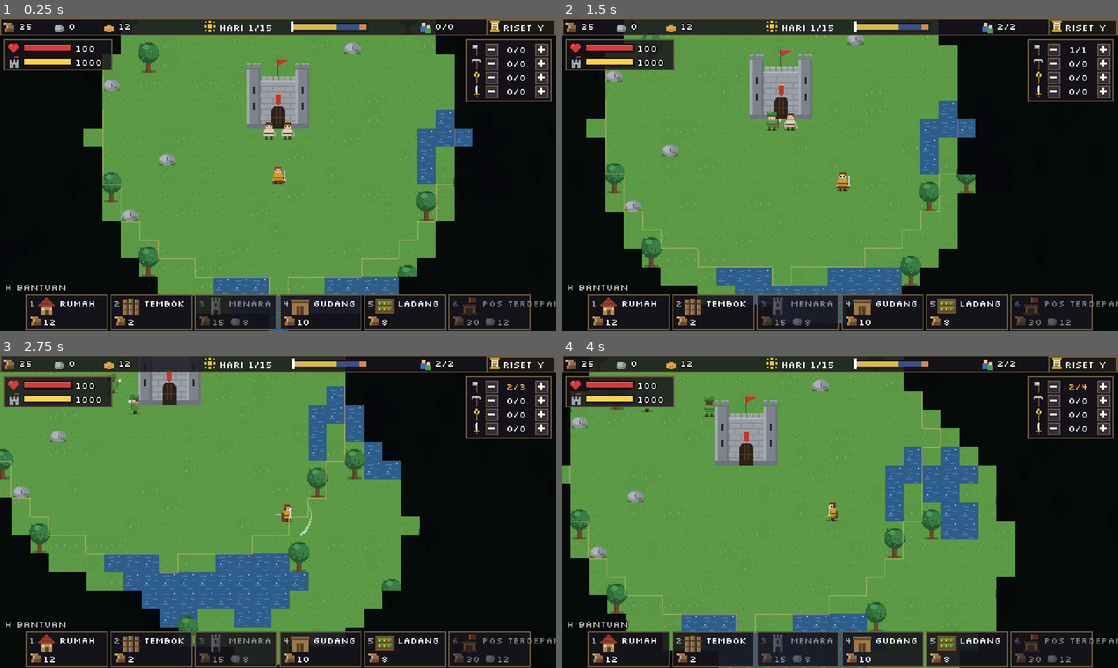
Above: before the commit, frames 1-4 (two rows, left to right).
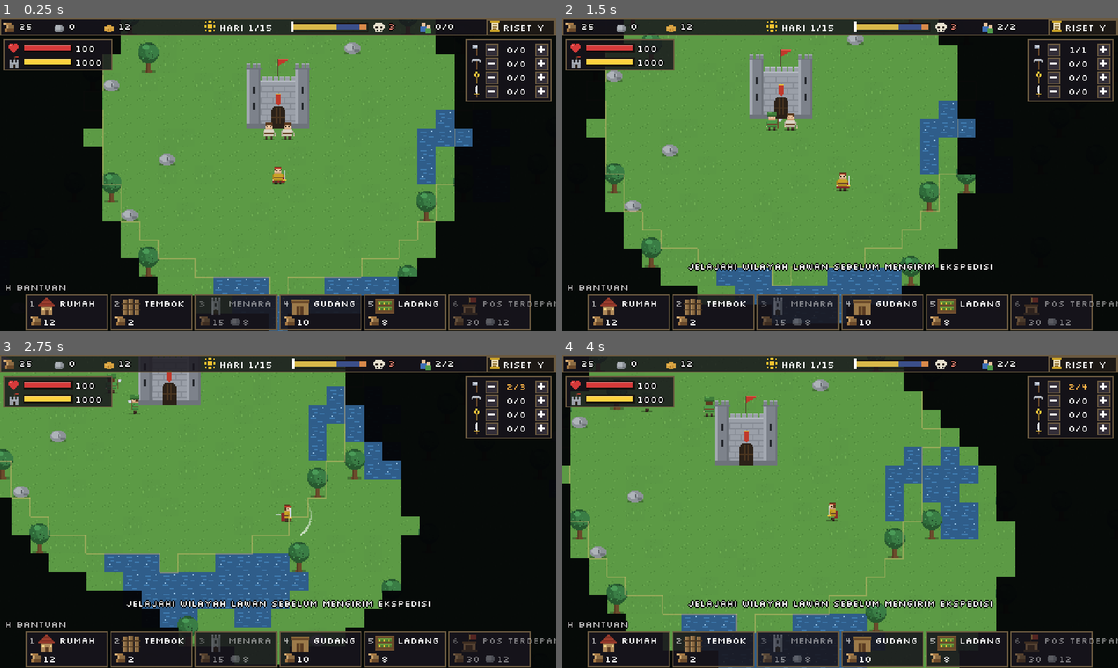
Above: after the commit, the same moments.

Repository: shimleabyte/hold-the-keep
Game: Godot game, scene res://scenes/main.tscn
Same seed, same stepped clock (60 frames per second), same inputs: the game is played once before the commit and once after it.
Inputs (mouse positions are in pixels of both pictures, inside the frame that each line leads up to):
- Up to frame 1 (0.25 s): no input
- Up to frame 2 (1.5 s): tap Enter at 0.5 s; move the mouse to (962, 158) at 0.52 s; hold D (move_right) 0.53-1.28 s; hold F (attack) 0.53-1.28 s; click (962, 158) at 0.67 s; tap Space at 0.77 s; tap G at 0.8, 1.35 s; move the mouse to (728, 190) at 1.27 s; hold S (move_down) from 1.28 s (still down)
- Up to frame 3 (2.75 s): tap Space at 1.52 s; tap T at 1.55, 2.1 s; move the mouse to (333, 442) at 2.02 s; release S (move_down) at 2.03 s; hold D (move_right) from 2.03 s (still down); hold F (attack) from 2.03 s (still down)
- Up to frame 4 (4 s): move the mouse to (812, 574) at 2.77 s; release D (move_right) at 2.78 s; release F (attack) at 2.78 s; hold W (move_up) 2.78-3.53 s; tap F (attack) at 2.85 s; click (812, 574) at 2.92 s; tap Space at 3.02, 3.77 s; tap G at 3.05 s; move the mouse to (1006, 558) at 3.52 s; hold A (move_left) from 3.53 s (still down); hold E (interact) from 3.53 s (still down); tap T at 3.8 s

The runs differ from the first frame. In frame 1, less than 0.1% of the frame differs, in the area x 67-72%, y 1-5%; in frame 2, 0.9%; in frame 3, 0.9%; in frame 4, 1.0%, in the area x 22-78%, y 1-81%.
Error before the commit: Invalid call. Nonexistent function 'setup_guard' in base 'Node2D (enemy.gd)'. (res://scripts/entities/enemy_keep.gd:85)

Commit message:
Add soldier expedition orders and defensive garrison AI

Diff:
--- a/scripts/entities/enemy.gd
+++ b/scripts/entities/enemy.gd
@@ -28,6 +28,8 @@
 var scale_f := 1.0
 var is_boss := false
 var runs := false
+var is_garrison := false
+var guard_origin := Vector2.ZERO
 
 var world
 var flow
@@ -67,8 +69,16 @@
     _fh = int(_tex.get_height() / 3.0)
 
 
+func setup_guard(data: Dictionary, world_ref, flow_ref, player_ref, origin: Vector2) -> void:
+    setup(data, world_ref, flow_ref, player_ref)
+    is_garrison = true
+    guard_origin = origin
+
+
 func _ready() -> void:
     add_to_group("enemies")
+    if is_garrison:
+        add_to_group("enemy_garrison")
     anim.view = SpriteAnim.SIDE
 
 
@@ -80,6 +90,10 @@
     _footsteps(delta)
     _moving = false
 
+    if is_garrison:
+        _tick_garrison(delta)
+        return
+
     if player != null and is_instance_valid(player):
         if position.distance_to(player.position) < PLAYER_REACH:
             _begin_attack(player, player.position - position)
@@ -108,6 +122,40 @@
 
 
 ## Mulai ayunan jika serangan siap; damage jatuh ATTACK_HIT_DELAY kemudian (frame benturan).
+func _tick_garrison(delta: float) -> void:
+    var target := _nearest_guard_target()
+    if target != null:
+        var distance := position.distance_to(target.position)
+        if distance <= PLAYER_REACH:
+            _begin_attack(target, target.position - position)
+            return
+        if position.distance_to(guard_origin) <= 150.0:
+            _move_toward(target.position, delta)
+        else:
+            _move_toward(guard_origin, delta)
+    elif position.distance_to(guard_origin) > 16.0:
+        _move_toward(guard_origin, delta)
+
+
+func _nearest_guard_target() -> Node2D:
+    var best: Node2D = null
+    var best_distance := 150.0
+    var candidates := get_tree().get_nodes_in_group("defenders")
+    if player != null and is_instance_valid(player):
+        candidates.append(player)
+    for candidate in candidates:
+        var node := candidate as Node2D
+        if not is_instance_valid(node) or not node.visible:
+            continue
+        if node.global_position.distance_to(guard_origin) > 175.0:
+            continue
+        var distance := position.distance_to(node.global_position)
+        if distance < best_distance:
+            best_distance = distance
+            best = node
+    return best
+
+
 func _begin_attack(target, dir: Vector2) -> void:
     if _atk_cd > 0.0:
         return
@@ -179,6 +227,7 @@
     queue_redraw()
     if hp <= 0:
         remove_from_group("enemies")
+        remove_from_group("enemy_garrison")
         Events.enemy_killed.emit(id)
         if is_boss:
             Events.game_won.emit(GameClock.day)
@@ -192,8 +241,8 @@
 
 
 func retreat() -> void:
-    if is_boss:
-        return  # raja lawan tidak mundur saat fajar
+    if is_boss or is_garrison:
+        return  # raja dan penjaga benteng tidak mundur saat fajar
     remove_from_group("enemies")
     queue_free()
 
--- a/scripts/entities/villager.gd
+++ b/scripts/entities/villager.gd
@@ -7,7 +7,7 @@
 const SpriteAnim := preload("res://scripts/entities/sprite_anim.gd")
 const Corpse := preload("res://scripts/entities/corpse.gd")
 
-enum State { IDLE, TO_WORK, WORKING, TO_DEPOT, FLEEING, HIDDEN, FIGHT }
+enum State { IDLE, TO_WORK, WORKING, TO_DEPOT, FLEEING, HIDDEN, FIGHT, EXPEDITION }
 
 const TEXTURES := {
     "": preload("res://assets/sprites/villager_idle.svg"),
@@ -44,6 +44,8 @@
 var nav
 var world
 var target = null
+var _expedition_target = null
+var _expeditioning := false
 
 var _depot = null
 var _path := PackedVector2Array()
@@ -110,6 +112,8 @@
     if j == job:
         return
     _release()
+    _expeditioning = false
+    _expedition_target = null
     var old_max := max_hp
     job = j
     if job == "soldier":
@@ -175,7 +179,7 @@
     if GameClock.is_night and job != "soldier" and state != State.FLEEING:
         _begin_flee()
 
-    if nav.version != _path_ver and (state == State.TO_WORK or state == State.TO_DEPOT or state == State.FLEEING):
+    if nav.version != _path_ver and (state == State.TO_WORK or state == State.TO_DEPOT or state == State.FLEEING or state == State.EXPEDITION):
         _repath()
 
     match state:
@@ -202,6 +206,8 @@
                 _hide()
         State.FIGHT:
             _tick_fight(delta)
+        State.EXPEDITION:
+            _tick_expedition(delta)
     _update_anim(delta)
 
 
@@ -212,6 +218,9 @@
     match state:
         State.TO_WORK, State.TO_DEPOT:
             moving = true
+        State.EXPEDITION:
+            moving = _pi < _path.size()
+            _running = _expedition_target != null and is_instance_valid(_expedition_target) and position.distance_to(_expedition_target.position) > RUN_DISTANCE
         State.FLEEING:
             moving = true
             _running = true
@@ -320,6 +329,78 @@
         _hit_done = false
 
 
+func is_expeditioning() -> bool:
+    return _expeditioning
+
+
+func start_expedition(stronghold) -> bool:
+    if job != "soldier" or not is_instance_valid(stronghold):
+        return false
+    _release()
+    _foe = null
+    _pending_foe = null
+    _expedition_target = stronghold
+    _expeditioning = true
+    state = State.EXPEDITION
+    _goal_cells = stronghold.cells()
+    _repath_t = 0.0
+    return _plan_expedition_path()
+
+
+func recall_expedition() -> void:
+    _expeditioning = false
+    _expedition_target = null
+    _foe = null
+    _pending_foe = null
+    _path = PackedVector2Array()
+    _pi = 0
+    state = State.IDLE
+
+
+func _plan_expedition_path() -> bool:
+    if not _expeditioning or not is_instance_valid(_expedition_target):
+        return false
+    _goal_cells = _expedition_target.cells()
+    var path: PackedVector2Array = nav.path_adjacent(position, _goal_cells)
+    if path.is_empty():
+        return false
+    _set_path(path)
+    return true
+
+
+func _tick_expedition(delta: float) -> void:
+    if not _expeditioning or not is_instance_valid(_expedition_target):
+        recall_expedition()
+        return
+    _scan_t -= delta
+    if _scan_t <= 0.0:
+        _scan_t = 0.3
+        _foe = _nearest_enemy()
+    if _foe != null and is_instance_valid(_foe):
+        state = State.FIGHT
+        _tick_fight(delta)
+        return
+
+    var distance := position.distance_to(_expedition_target.position)
+    if distance <= 42.0:
+        if anim.face(_expedition_target.position - position):
+            queue_redraw()
+        if _atk_cd <= 0.0:
+            _atk_cd = SOLDIER_INTERVAL
+            _pending_foe = _expedition_target
+            _pending_t = ATTACK_HIT_DELAY
+            anim.play("attack", true)
+        return
+
+    _repath_t -= delta
+    if _repath_t <= 0.0:
+        _repath_t = 1.0
+        if _pi >= _path.size():
+            _plan_expedition_path()
+    if _pi < _path.size():
+        _move_along(delta)
+
+
 func _tick_fight(delta: float) -> void:
     _scan_t -= delta
     if _scan_t <= 0.0:
@@ -327,7 +408,7 @@
         _foe = _nearest_enemy()
     if _foe == null or not is_instance_valid(_foe):
         _foe = null
-        state = State.IDLE
+        state = State.EXPEDITION if _expeditioning and is_instance_valid(_expedition_target) else State.IDLE
         return
     var dist := position.distance_to(_foe.position)
     if dist < REACH:
@@ -489,7 +570,8 @@
 func _nearest_enemy():
     var best = null
     var best_d := SOLDIER_SEARCH
-    for e in get_tree().get_nodes_in_group("enemies"):
+    var candidates := get_tree().get_nodes_in_group("enemy_garrison") if _expeditioning else get_tree().get_nodes_in_group("enemies")
+    for e in candidates:
         var d := position.distance_to((e as Node2D).position)
         if d < best_d:
             best_d = d
@@ -527,6 +609,11 @@
             State.TO_WORK:
                 _release()
                 state = State.IDLE
+            State.EXPEDITION:
+                _expeditioning = false
+                _expedition_target = null
+                state = State.IDLE
+                Events.build_feedback.emit("Ekspedisi tidak menemukan jalur")
             _:
                 state = State.IDLE
         return
@@ -540,7 +627,7 @@
     var tgt := _path[_pi]
     var to := tgt - position
     var d := to.length()
-    var fast := state == State.FLEEING or (state == State.FIGHT and _foe != null and is_instance_valid(_foe) and position.distance_to(_foe.position) > RUN_DISTANCE)
+    var fast := state == State.FLEEING or state == State.EXPEDITION or (state == State.FIGHT and _foe != null and is_instance_valid(_foe) and position.distance_to(_foe.position) > RUN_DISTANCE)
     var step := (RUN_SPEED if fast else SPEED) * delta
     if not anim.is_busy() and anim.face(to):
         queue_redraw()
--- a/scripts/systems/village.gd
+++ b/scripts/systems/village.gd
@@ -128,9 +128,45 @@
     assign_jobs()
 
 
+func command_expedition() -> void:
+    var stronghold = get_tree().get_first_node_in_group("enemy_strongholds")
+    if stronghold == null or not is_instance_valid(stronghold):
+        Events.build_feedback.emit("Benteng lawan sudah tidak ada")
+        return
+    var fog = get_tree().get_first_node_in_group("fog_of_war")
+    if fog != null and not fog.is_revealed_cell(stronghold.cell):
+        Events.build_feedback.emit("Jelajahi wilayah lawan sebelum mengirim ekspedisi")
+        return
+
+    var soldiers: Array = []
+    var should_recall := false
+    for villager in villagers():
+        if villager.job == "soldier":
+            soldiers.append(villager)
+            should_recall = should_recall or villager.is_expeditioning()
+    if soldiers.is_empty():
+        Events.build_feedback.emit("Tetapkan kuota prajurit terlebih dahulu")
+        return
+    if should_recall:
+        for soldier in soldiers:
+            soldier.recall_expedition()
+        Events.build_feedback.emit("Ekspedisi ditarik. Prajurit kembali bertahan")
+        return
+
+    var sent := 0
+    for soldier in soldiers:
+        if soldier.start_expedition(stronghold):
+            sent += 1
+    Events.build_feedback.emit("Ekspedisi bergerak: %d prajurit" % sent)
+
+
 func _unhandled_input(event: InputEvent) -> void:
-    if event is InputEventKey and event.pressed and not event.echo and KEY_TO_JOB.has(event.keycode):
-        adjust_quota(KEY_TO_JOB[event.keycode], -1 if event.shift_pressed else 1)
+    if event is InputEventKey and event.pressed and not event.echo:
+        if event.keycode == KEY_G:
+            command_expedition()
+            get_viewport().set_input_as_handled()
+        elif KEY_TO_JOB.has(event.keycode):
+            adjust_quota(KEY_TO_JOB[event.keycode], -1 if event.shift_pressed else 1)
 
 
 ## Dipanggil tiap hari baru: makan. Kekurangan makanan = satu penduduk pergi.
